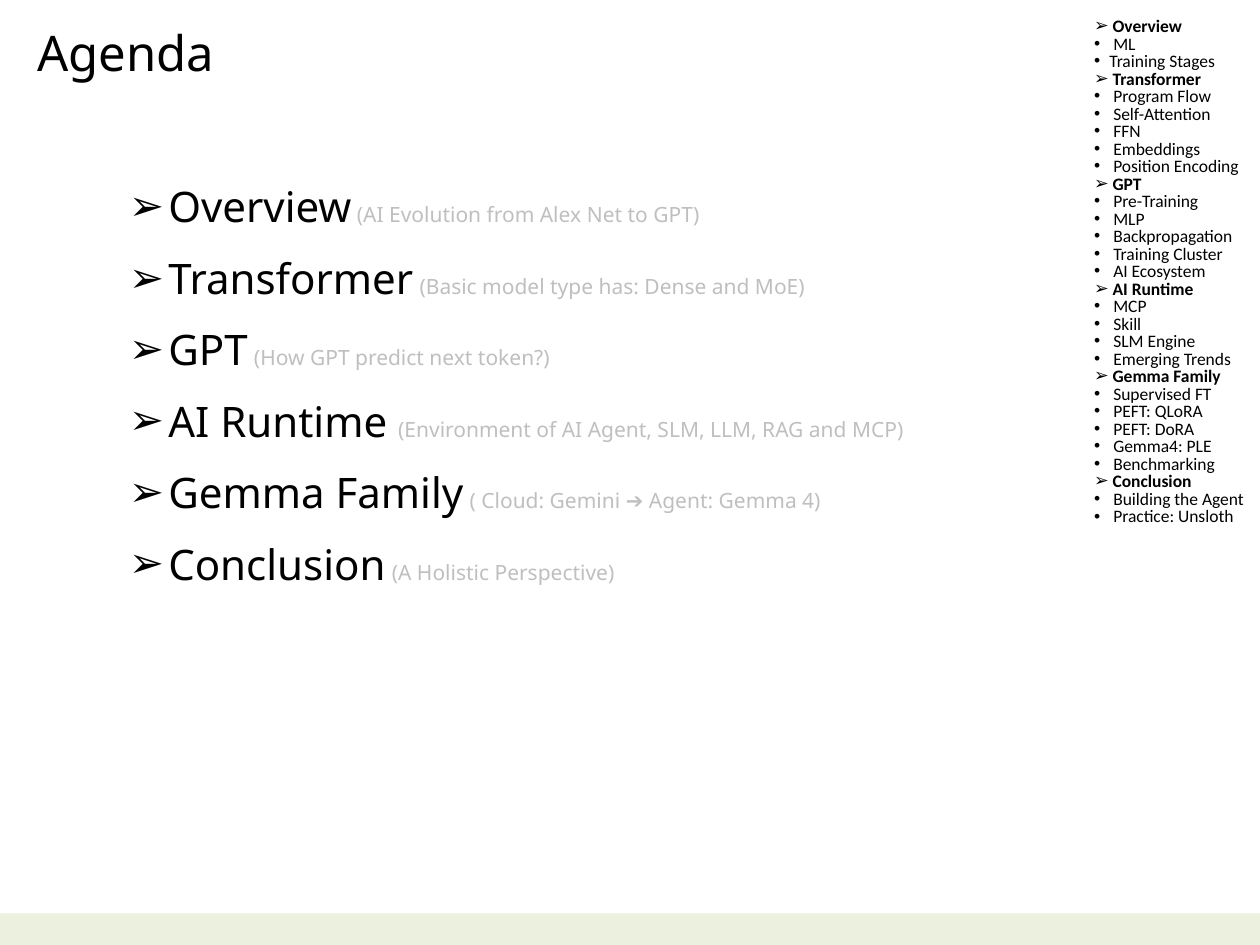
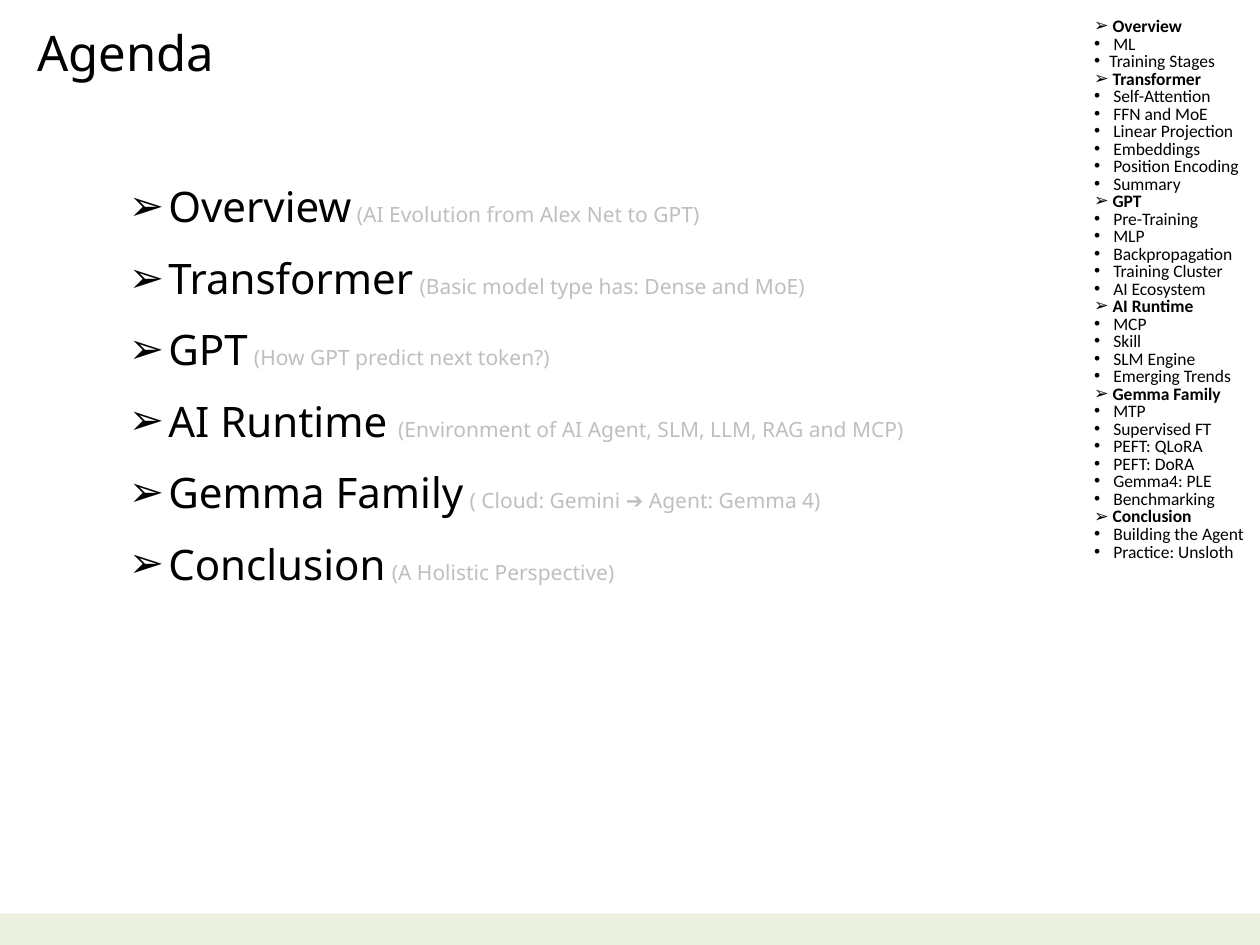
Before and after one commit to navibator/crazy-ai, a slide deck: slide 2 of ai-gemma.pptx. Drawn at 1260x945 pixels with LibreOffice and Linux fonts; fonts in the diff are those of the drawing. Boxes give left, top, right and bottom in pixels: in the first picture for what was removed or moved away, otherwise in the second. Text is boxed around its words. In the diff, an @@ line names an element or a change of style, - is before the commit and + after.

```diff
--- a/ai-gemma.pptx
+++ b/ai-gemma.pptx
@@ text at bbox=[1113, 90, 1211, 105]: paragraph removed @@
-    • Program Flow
@@ text at bbox=[1113, 108, 1233, 140]: text changed @@
-    • FFN
+    • FFN and MoE
+    • Linear Projection
@@ text at bbox=[1113, 178, 1180, 193]: paragraph added @@
+    • Summary
@@ text at bbox=[1113, 405, 1145, 417]: paragraph added @@
+    • MTP
```
Also in this commit, not shown: 4 other slides changed, 3 slides removed.
